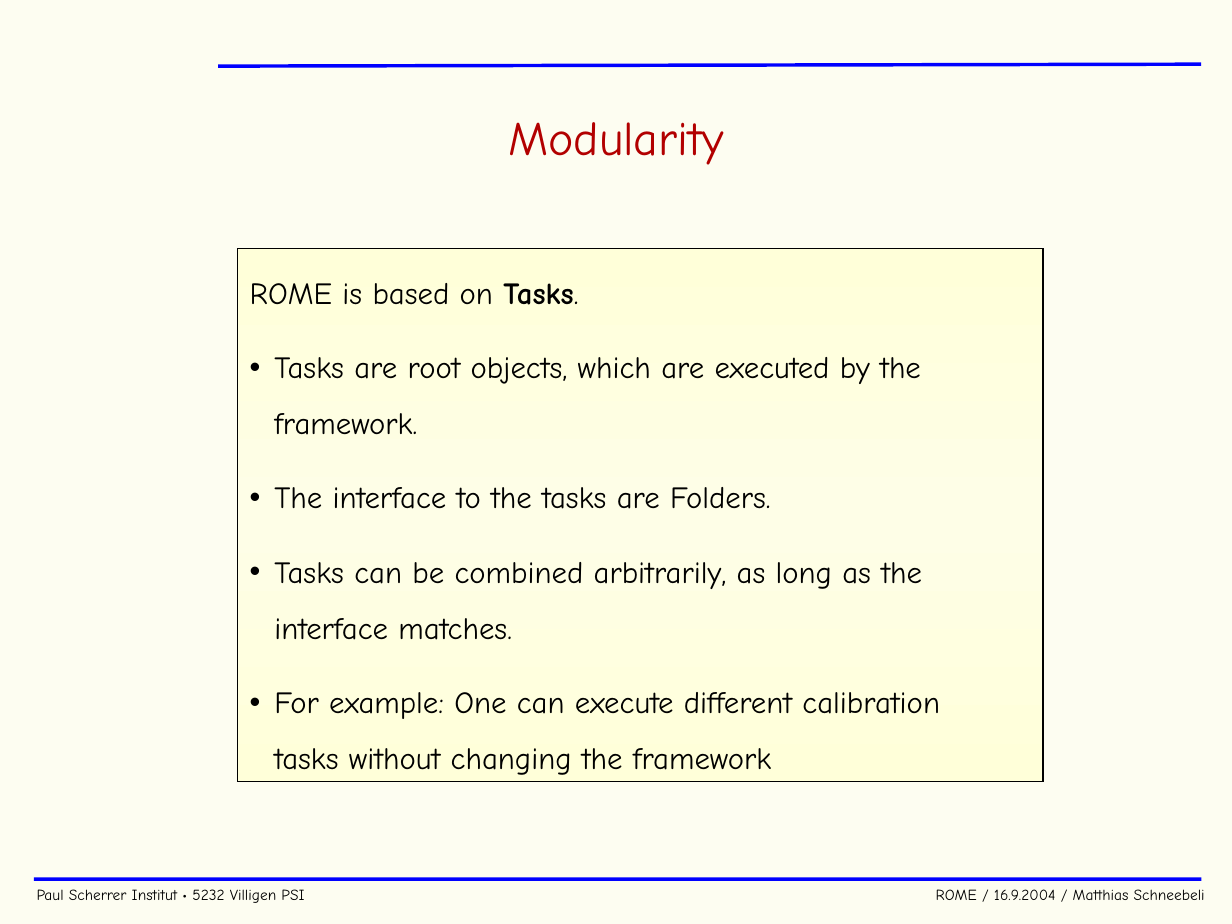
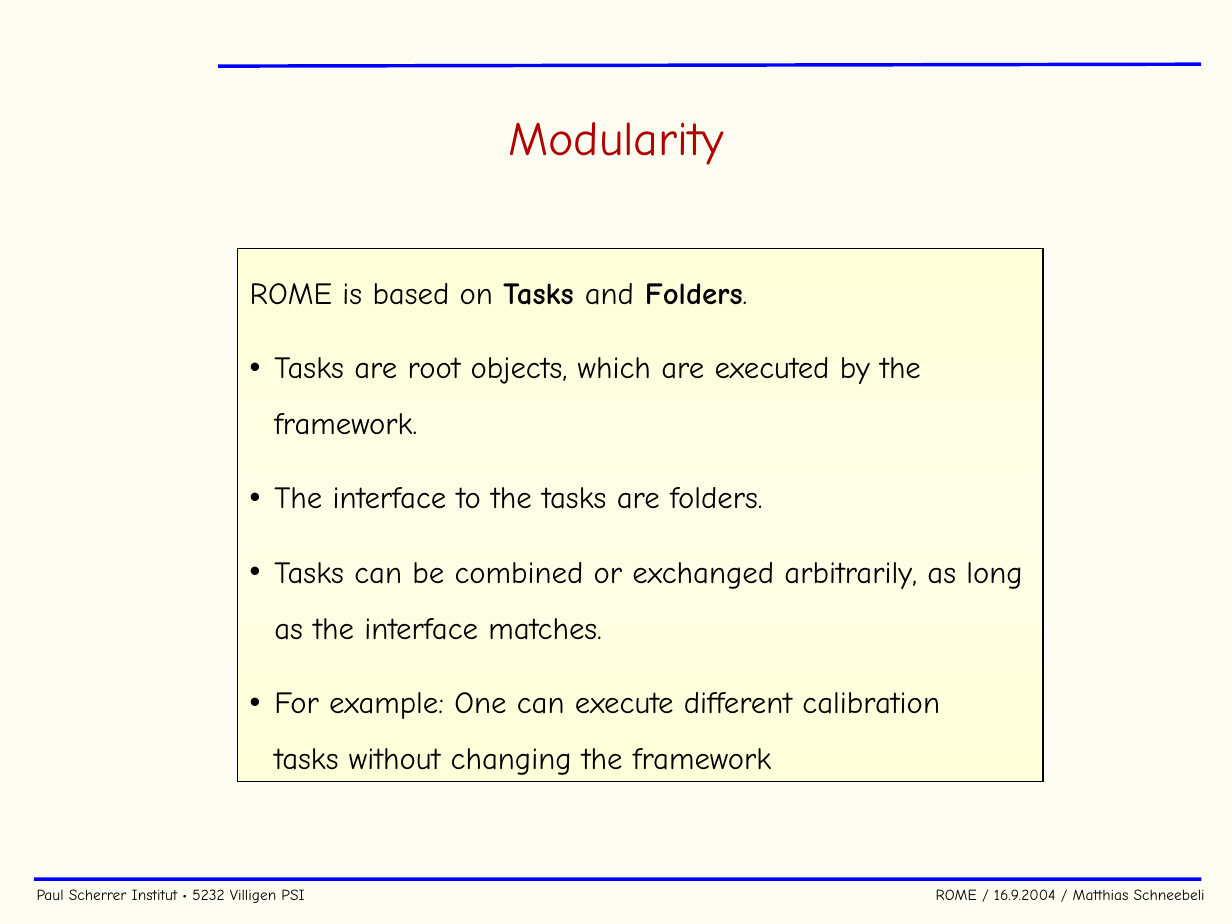
Before and after one commit to cjpl/rome, a slide deck: slide 7 of documentation/ROME.ppt. Drawn at 1232x924 pixels with LibreOffice and Linux fonts; fonts in the diff are those of the drawing; background and template pictures are left out. Boxes give left, top, right and bottom in pixels: in the first picture for what was removed or moved away, otherwise in the second. Text is boxed around its words. In the diff, an @@ line names an element or a change of style, - is before the commit and + after.

```diff
--- a/documentation/ROME.ppt
+++ b/documentation/ROME.ppt
@@ text in rectangle at (250,283,747,305): text changed @@
-ROME is based on Tasks.
+ROME is based on Tasks and Folders.
@@ text in rectangle at (274,487,1022,640): text changed @@
-• The interface to the tasks are Folders.
-• Tasks can be combined arbitrarily, as long as the interface matches.
+• The interface to the tasks are folders.
+• Tasks can be combined or exchanged arbitrarily, as long as the interface matches.
```
Also in this commit, not shown: 11 other slides changed, 1 slide added.
